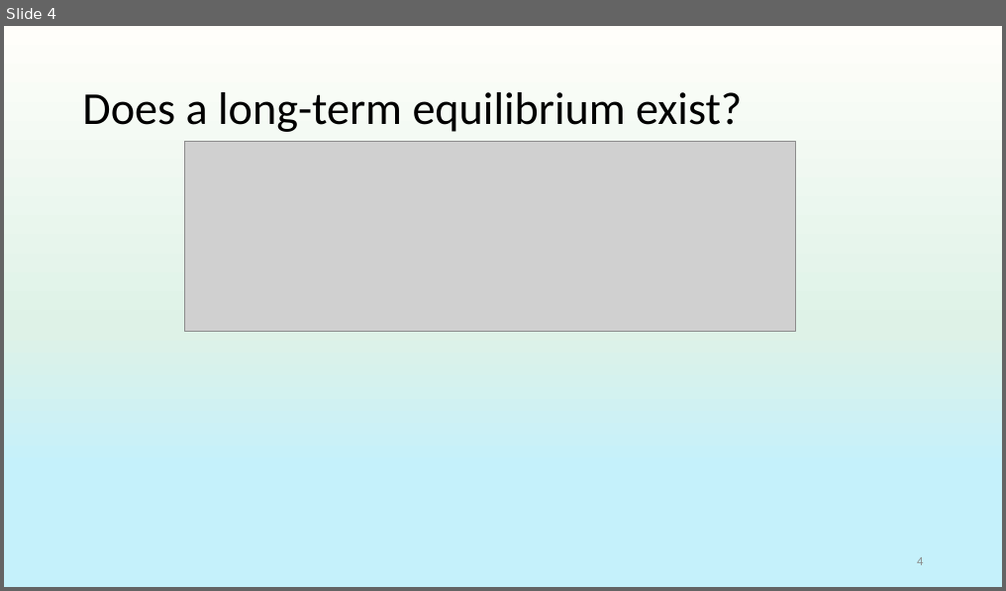
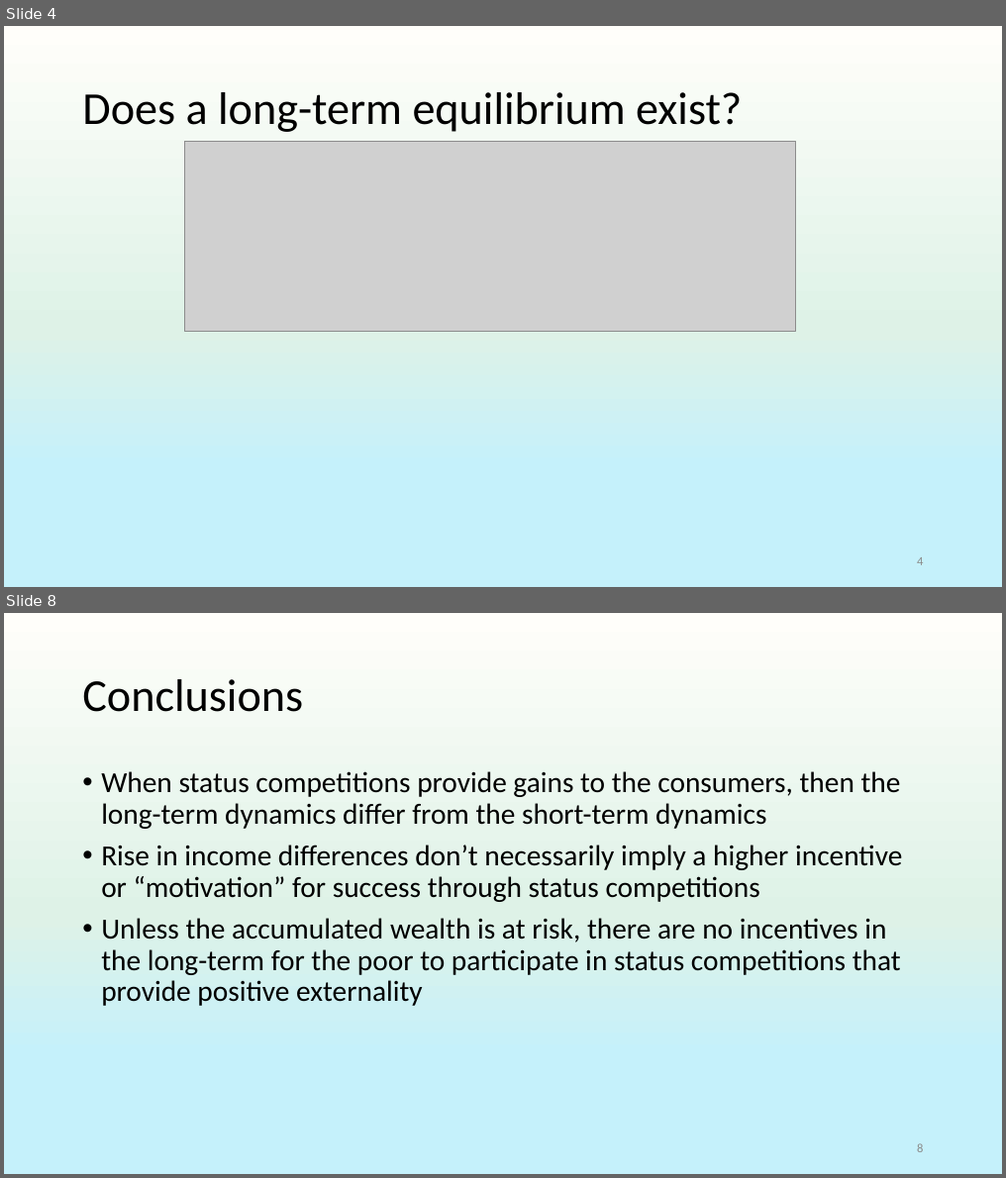
Before and after one commit to anuragr81/research, a slide deck: consumption/presentationJun2022.pptx. Shown one above the other, each under a label of ours: slide 4 before the commit, slides 4 and 8 after it; the slides between them are not shown. The pictures are 1006x591 and 1006x1178 pixels, drawn with LibreOffice and Linux fonts; fonts in the diff are those of the drawing; grey boxes stand for pictures; background and template pictures are left out. Boxes give left, top, right and bottom in pixels: in the first picture for what was removed or moved away, otherwise in the second. Text is boxed around its words. In the diff, an @@ line names an element or a change of style, - is before the commit and + after.

```diff
--- a/consumption/presentationJun2022.pptx
+++ b/consumption/presentationJun2022.pptx
@@ slide 8 added at (x1=4, y1=613, x2=1002, y2=1174), background gradient #C5F1FB to #FFFEFA to #DEF2E7 to #FDF8E0 @@
@@ title added at (x1=82, y1=679, x2=303, y2=712), 33 pt, text #000000 @@
+Conclusions
@@ text added at (x1=101, y1=771, x2=902, y2=1006), 21 pt, text #000000 @@
+• When status competitions provide gains to the consumers, then the long-term dynamics differ from the short-term dynamics
+• Rise in income differences don’t necessarily imply a higher incentive or “motivation” for success through status competitions
+• Unless the accumulated wealth is at risk, there are no incentives in the long-term for the poor to participate in status competitions that provide positive externality
@@ page number added at (x1=917, y1=1144, x2=923, y2=1153), 9 pt, text #8C8C8C @@
+8
```
Also in this commit, not shown: 2 slides changed, 3 other slides added.
